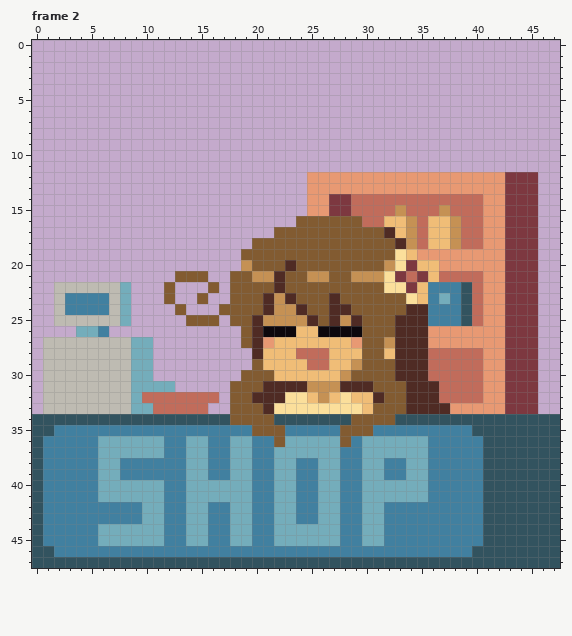
Pixel-art file, stored at docs/img/merchant.ase. The picture above was drawn from the file before the commit.
48x48 pixels, 2 frames. Shown: frame 2. The commit also changed other frames, which this record leaves out.
And afterwards:
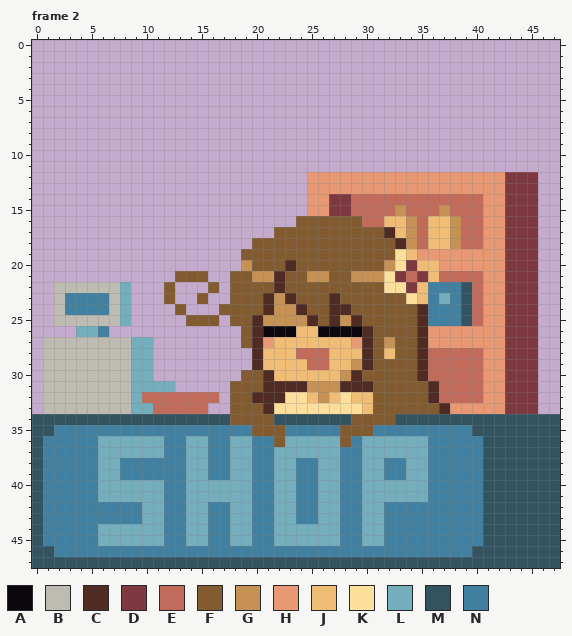
Palette (. is transparent): A #0d080d  B #bebbb2  C #4f2b24  D #7d3840  E #c16c5b  F #825b31  G #c59154  H #e89973  J #f0bd77  K #fbdf9b  L #74adbb  M #32535f  N #4180a0
Change:
Frame 2, layer "Layer 1":
The author changed colour F to colour C in rows 26 to 28 at x 30; in row 29 at x 20 and 30; in row 30 at x 21 and 29.
The author changed colour C to colour F in row 24 at x 34; in rows 25 to 30 at x 33 to 34; in row 31 at x 34 to 35; in row 32 at x 31 and 34 to 35; in row 33 at x 34 to 36.
